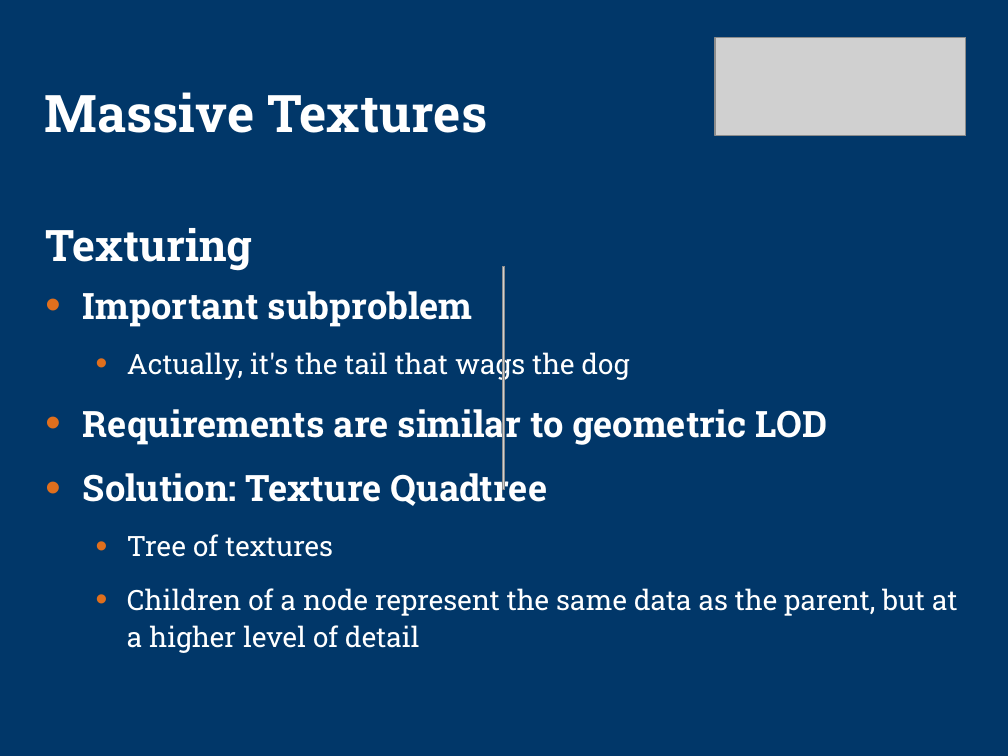
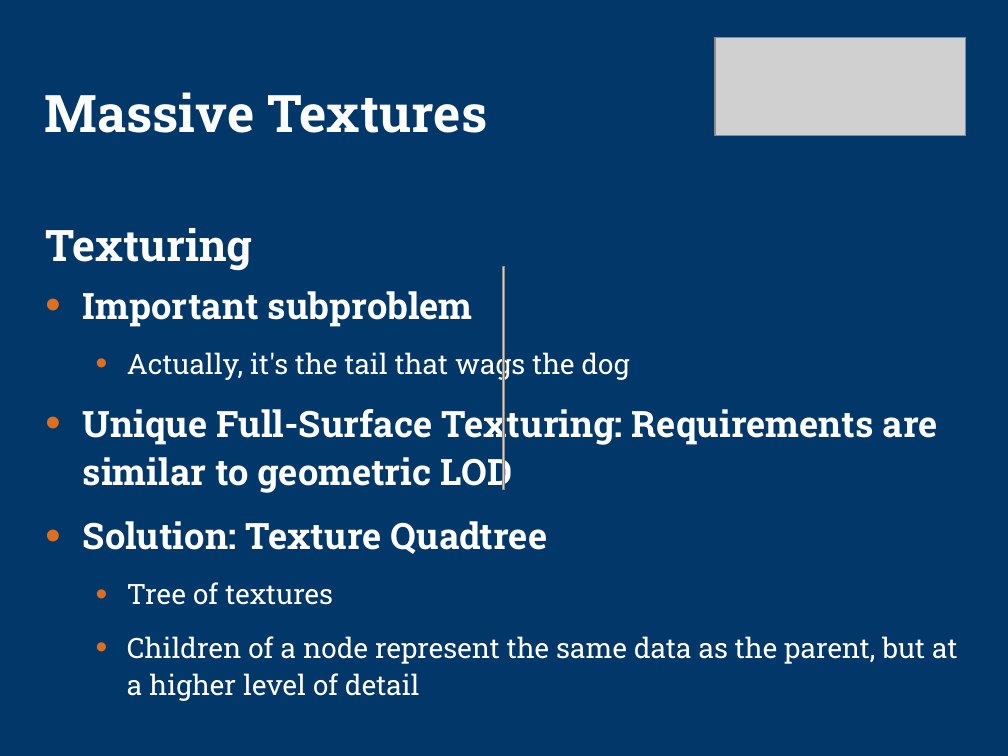
Before and after one commit to technosaurus/gameswf, a slide deck: slide 19 of tu-testbed/docs/sig-preso2.ppt. Drawn at 1008x756 pixels with LibreOffice and Linux fonts; fonts in the diff are those of the drawing; grey boxes stand for pictures; background and template pictures are left out. Boxes give left, top, right and bottom in pixels: in the first picture for what was removed or moved away, otherwise in the second. Text is boxed around its words. In the diff, an @@ line names an element or a change of style, - is before the commit and + after.

```diff
--- a/tu-testbed/docs/sig-preso2.ppt
+++ b/tu-testbed/docs/sig-preso2.ppt
@@ text at (83,403,938,493): text changed @@
-• Requirements are similar to geometric LOD
+• Unique Full-Surface Texturing: Requirements are similar to geometric LOD
```
Also in this commit, not shown: 11 other slides changed, 1 slide removed, 6 other files.
